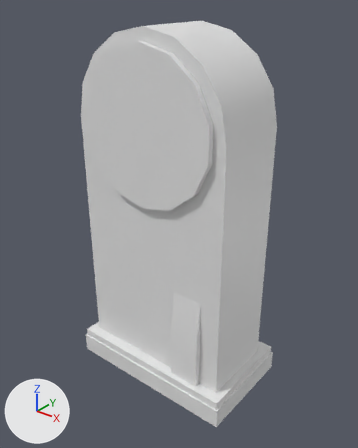
One commit to the FBX model Assets/Art/StaticMesh/SM_Clock.fbx: the scene before it, then after it.
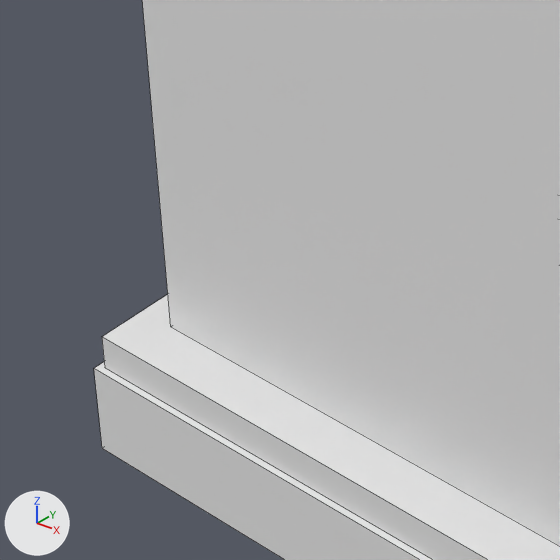
Each version is shown whole from a camera (50 mm lens) standing at (0.342, -0.462, 0.436) and looking at (0.005, -0.04, 0.175), then close up on the part from 19% to 47% of the width and 60% to 82% of the height. Lighting does not change. The marker at lower left points along +X, +Y and +Z. The close-ups show mesh edges as thin lines.
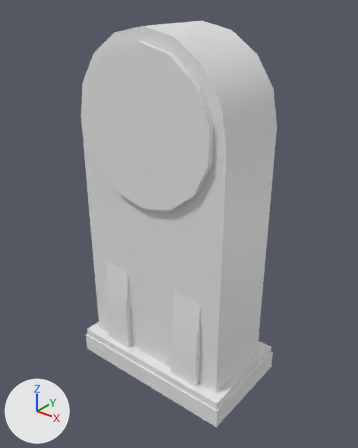
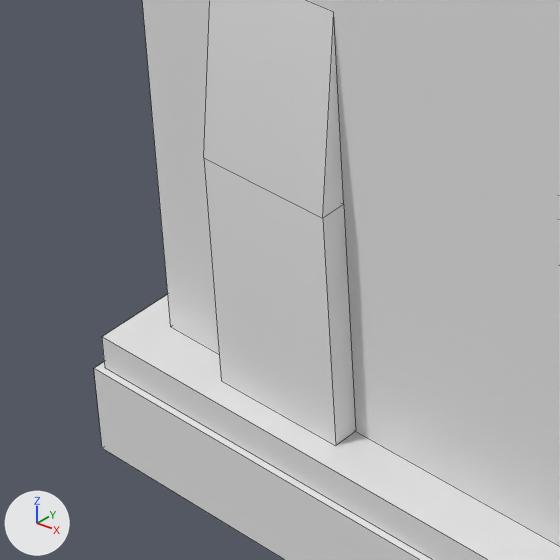
What differs and where, as boxes [x1, y1, x2, y2] in the close-ups (560 x 560 px):
part 1 of me_cube_006, added: after [204, 0, 356, 446]

The edits, one by one:
me_cube_006 has 98 vertices, 68 faces and spans x -0.112..0.112, y -0.105..0.027, z -0.035..0.4.
me_cube_006 is used by ob_cube_005; location (0.0, 0.0, 0.0).
me_cube_006 part 1: the loose piece of 10 vertices spanning x 0.037..0.075, y -0.096..-0.089, z 0.0..0.115 is copied, and the copy is mirrored in x about the mesh origin; it spans x -0.075..-0.037, y -0.096..-0.089, z 0.0..0.115.
